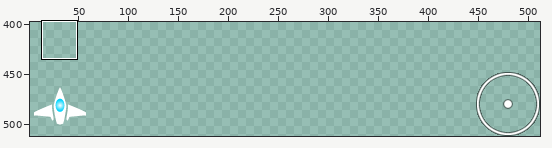
File history of a sprite sheet, data/sprites.png. Above: a wide view before the commit, with the close-up outlined.
Close-up. Before the commit:
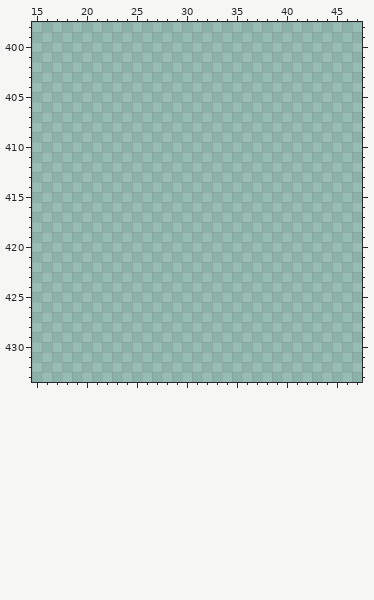
The file is 512x512 pixels. Pixels under 10% opacity are left out. Colours within 5 levels of each other are drawn and written as one. Shown: x 15..47, y 398..433. The wide view leaves out empty margins.
After:
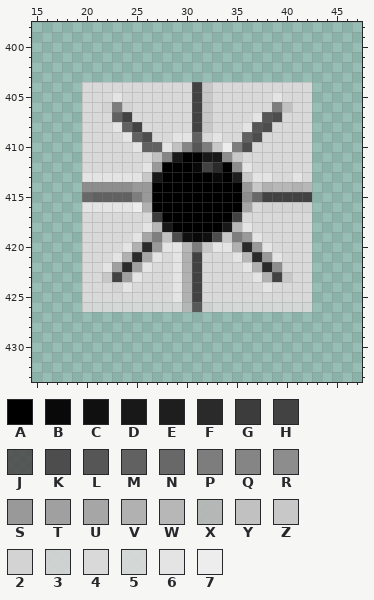
Palette (. is transparent): A #000000  B #090909  C #101010  D #181818  E #1e1e1e  F #2a2a2a  G #3c3c3c  H #424242  J #4d4d4de4  K #4d4d4d  L #565656  M #616161  N #686868  P #7d7d7d  Q #858585  R #8d8d8d  S #999999  T #a0a0a0  U #a6a6a6  V #b1b1b1  W #b7b7b7  X #b8b8b8e4  Y #c1c1c1  Z #c8c8c8  2 #d3d3d3  3 #d5d5d5e4  4 #d9d9d9  5 #dcdcdce2  6 #e4e4e4  7 #ededed
Changes in this commit:
@@ x 15..47 @@
 403 .................................
-404 .................................
-405 .................................
-406 .................................
-407 .................................
-408 .................................
-409 .................................
-410 .................................
-411 .................................
-412 .................................
-413 .................................
-414 .................................
-415 .................................
-416 .................................
-417 .................................
-418 .................................
-419 .................................
-420 .................................
-421 .................................
-422 .................................
-423 .................................
-424 .................................
-425 .................................
-426 .................................
+404 .....44444444444HZ4444444444.....
+405 .....44464444444HZ4444446444.....
+406 .....442P2444444HZ444444PY44.....
+407 .....444MH444444HZ44446LK444.....
+408 .....4446MH44444HZ4446LK4444.....
+409 .....44446MK4466M4644MK44444.....
+410 .....444446MM6YQLPZ7PK444444.....
+411 .....4444444YQDAADDRZ4444444.....
+412 .....4444446SAAABHFAR6444444.....
+413 .....666666ZDAAAAABAEZ664464.....
+414 .....RRRRRSSAAAAAAAAASZVWWVW.....
+415 .....NMMMMPSAAAAAAAAARNHHHHH.....
+416 .....666667VAAAAAAAAAU422222.....
+417 .....4444444GAAAAAAAH4444444.....
+418 .....4444446WDAAAAADW6444444.....
+419 .....444446UPYKCBCKZPS644444.....
+420 .....44446VFS66WPZ66VFS64444.....
+421 .....4446VFU646VH4446WFS6444.....
+422 .....446TFT6446VH44446VFR444.....
+423 .....44ZHT64446VH444446VHZ44.....
+424 .....4442644446VH44444464444.....
+425 .....4444444446VH44444444444.....
+426 .....5555555555XJ35555555555.....
 427 .................................
